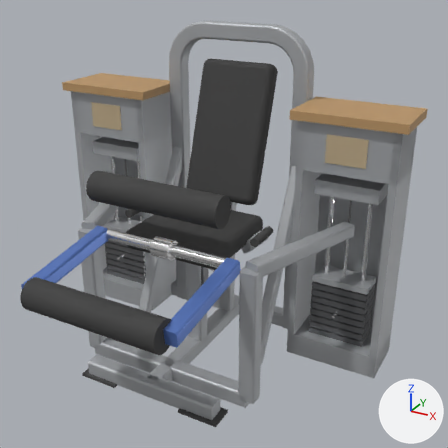
What one commit did to the glTF model catalogs/ludus/models/LD-B032/model.glb.
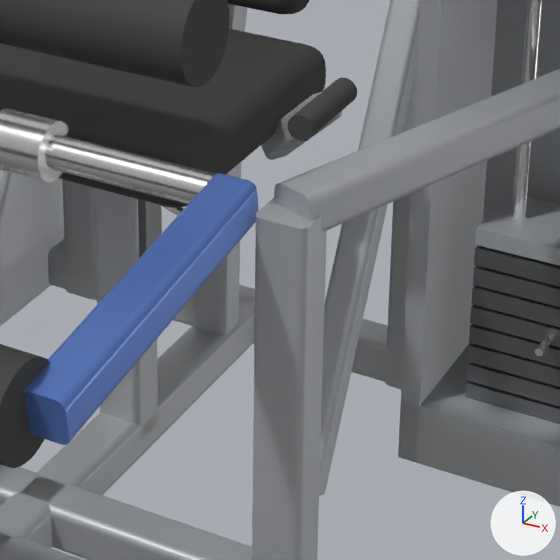
The first picture shows the older version from a 50 mm lens placed at (1.243, -1.876, 1.65), pointed at (0.166, 0.082, 0.671). The close-ups show the older and then the newer version on the part from 35% to 76% of the width and 45% to 86% of the height of that picture. Only the edits that show in the close-ups are written down. Lighting does not change. The marker at lower right points along +X, +Y and +Z. Where no turn or scale is listed for an object, it has been applied to the vertices.

Objects in the first close-up: 'Mesh_0', 'Mesh_0.002', 'Mesh_15', 'Mesh_17', 'base_spine', 'lever_bar', 'mast_tube', 'seat_pad', 'thigh_pad_roller', 'tower_foot.001', 'tower_shroud.001', 'tower_side.002' and 26 more.
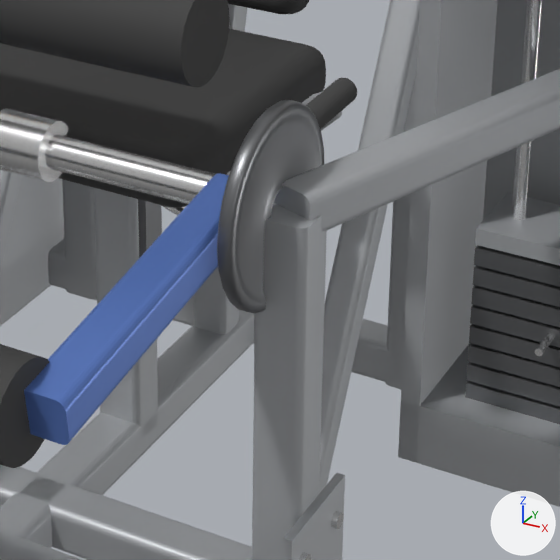
Changed parts and their boxes (x1, y1, x2, y2) in the close-ups (560 x 560 px):
'lever_cam', added
    after: (217, 100, 324, 314)
'gusset', added
    after: (283, 473, 345, 560)
'bolt', added
    after: (331, 511, 344, 529)

What changed in the scene script:
```text
Add me_mesh_13_1:
    me_mesh_13_1.from_pydata(...)  # 406 vertices, 784 faces; spans x -0.01..0.01, y -0.126..0.126, z -0.13..0.13
    me_mesh_13_1.materials.append(mat_plate)  # grey #727376
Add ob_bolt:
    ob_bolt = bpy.data.objects.new('bolt', me_mesh_5)
    ob_bolt.parent = ob_lever_support
    ob_bolt.location = (0.426, -0.21, 0.14)
    ob_bolt.rotation_euler = (-1.571, 0.0, -1.571)  # degrees (-90, 0, -90)
    ob_bolt.scale = (0.022, 0.022, 0.008)
Add ob_gusset:
    ob_gusset = bpy.data.objects.new('gusset', me_mesh_2)
    ob_gusset.parent = ob_lever_support
    ob_gusset.location = (0.416, -0.26, 0.12)
    ob_gusset.scale = (0.012, 0.16, 0.14)
Add ob_lever_cam:
    ob_lever_cam = bpy.data.objects.new('lever_cam', me_mesh_13_1)
    ob_lever_cam.location = (0.35, -0.092, 0.6)
```
